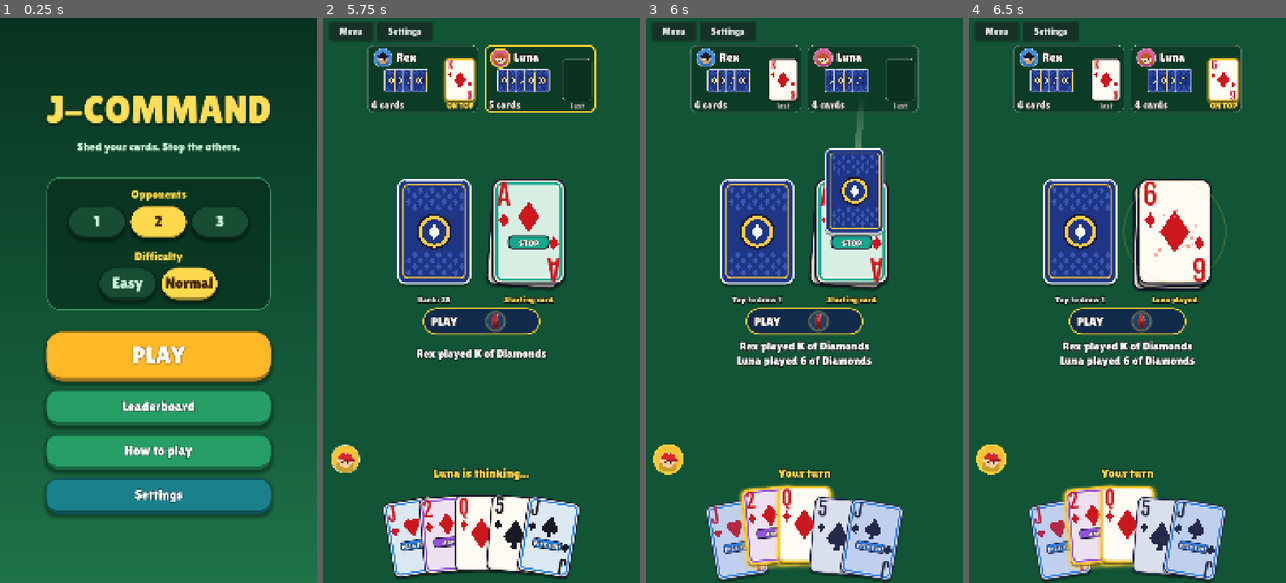
Above: before the commit, frames 1-4 (left to right).
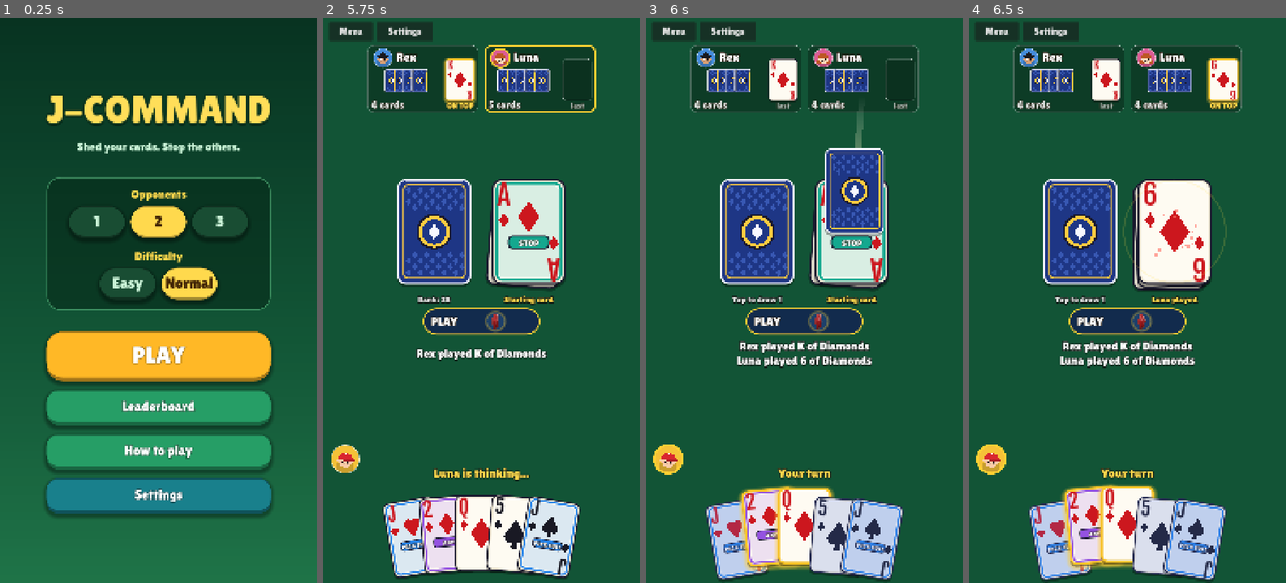
Above: after the commit, the same moments.

Repository: lambou/jcommand-cards-monorepo
Game: Godot game, scene res://scenes/main.tscn
Two runs of this game, one before a commit and one after it. Both use one fixed random seed, a clock stepped at 60 frames per second and the inputs below.
Inputs (mouse positions are in pixels of both pictures, inside the frame that each line leads up to):
- Up to frame 1 (0.25 s): no input
- Up to frame 2 (5.75 s): click "Easy" at 0.5 s; click "Easy" at 1.25 s; click "Normal" at 2 s; click "Normal" at 2.75 s; click "PLAY" at 3.5 s; tap Enter at 4.25 s; drag from (433, 232) to (513, 176) at 4.27 s; drag from (519, 232) to (465, 413) at 5.02 s
- Up to frame 3 (6 s): tap Space at 5.75 s; move the mouse to (782, 80) at 5.77 s; hold Right from 5.78 s (still down); click (782, 80) at 5.92 s
- Up to frame 4 (6.5 s): keep holding Right

Frames 1-2 are identical in both runs. In frame 3, 1.5% of the frame differs, in the area x 19-81%, y 82-100%; in frame 4, nothing differs.

Commit message:
Add procedural 3D hand and fluid hand-card reorganisation
- hand3d.gd: stylised 3D glove built from primitives in a SubViewport overlay;
  reaches in, grips a card, carries it while it flies, then leaves.
- Used for the human's plays and single draws; skipped with reduce-motion.
- Hand cards keep their views and glide to new slots (no snapping) on play,
  draw, turn change and swipe; the gap closes after the hand lifts the card.

Co-Authored-By: Claude Sonnet 5.5 <noreply@anthropic.com>

Diff:
--- /dev/null
+++ b/apps/mobile/scripts/ui/hand3d.gd
@@ -0,0 +1,242 @@
+extends SubViewportContainer
+## A stylised 3D hand (white glove + sleeve), built from primitives, drawn over the table.
+## It reaches in from the bottom of the screen, grips a card by its lower edge, carries it while the
+## card flies, then lets go and slides away. Screen pixels map 1:1 to world units on the z = 0 plane.
+
+const GLOVE := Color(0.97, 0.96, 0.92)
+const SLEEVE := Color(0.13, 0.24, 0.42)
+const CUFF := Color(0.93, 0.76, 0.28)
+const CAM_DIST := 2000.0
+const HAND_SCALE := 0.95
+## Where on the card the fingertips hold it, as a fraction of the card height below its centre.
+const GRIP_Y := 0.2
+
+# x: position across the palm. len: segment lengths. open/closed: curl per joint (degrees).
+const FINGERS := [
+	{"x": -42.0, "len": [56.0, 38.0, 28.0], "r": 16.0, "spread": 7.0, "open": [-4.0, -8.0, -6.0], "closed": [-30.0, -52.0, -40.0]},
+	{"x": -14.0, "len": [64.0, 42.0, 30.0], "r": 16.5, "spread": 2.5, "open": [-4.0, -8.0, -6.0], "closed": [-30.0, -52.0, -40.0]},
+	{"x": 14.0, "len": [58.0, 40.0, 29.0], "r": 16.0, "spread": -2.5, "open": [-4.0, -8.0, -6.0], "closed": [-30.0, -52.0, -40.0]},
+	{"x": 42.0, "len": [46.0, 32.0, 25.0], "r": 14.0, "spread": -8.0, "open": [-4.0, -8.0, -6.0], "closed": [-30.0, -52.0, -40.0]},
+]
+
+var pos := Vector2.ZERO # screen position of the grip point
+var grip := 0.0 # 0 = open hand, 1 = gripping
+
+var _vp: SubViewport
+var _cam: Camera3D
+var _root: Node3D
+var _palm: Node3D
+var _fingers: Array = [] # {"base": Node3D, "joints": Array[Node3D], "def": Dictionary}
+var _thumb_base: Node3D
+var _thumb_joints: Array = []
+var _follow: Control
+var _tw: Tween
+var _tilt := 0.0
+var _last_pos := Vector2.ZERO
+var _time := 0.0
+
+
+func _ready() -> void:
+	mouse_filter = Control.MOUSE_FILTER_IGNORE
+	set_anchors_and_offsets_preset(Control.PRESET_FULL_RECT)
+	stretch = true
+	_build_world()
+	resized.connect(_fit)
+	_fit()
+	_activate(false)
+
+
+func _build_world() -> void:
+	_vp = SubViewport.new()
+	_vp.transparent_bg = true
+	_vp.msaa_3d = Viewport.MSAA_4X
+	_vp.handle_input_locally = false
+	_vp.gui_disable_input = true
+	add_child(_vp)
+
+	var env := Environment.new()
+	env.background_mode = Environment.BG_CLEAR_COLOR
+	env.ambient_light_source = Environment.AMBIENT_SOURCE_COLOR
+	env.ambient_light_color = Color(0.8, 0.85, 0.9)
+	env.ambient_light_energy = 0.75
+	var we := WorldEnvironment.new()
+	we.environment = env
+	_vp.add_child(we)
+
+	var sun := DirectionalLight3D.new()
+	sun.rotation_degrees = Vector3(-48.0, -28.0, 0.0)
+	sun.light_energy = 0.9
+	_vp.add_child(sun)
+
+	_cam = Camera3D.new()
+	_cam.current = true
+	_vp.add_child(_cam)
+
+	_root = Node3D.new()
+	_root.scale = Vector3.ONE * HAND_SCALE
+	_vp.add_child(_root)
+	_build_hand()
+
+
+func _fit() -> void:
+	var h := maxf(size.y, 1.0)
+	_cam.fov = rad_to_deg(2.0 * atan(h * 0.5 / CAM_DIST))
+	_cam.far = CAM_DIST * 3.0
+	_cam.position = Vector3(size.x * 0.5, -h * 0.5, CAM_DIST)
+
+
+# ---------------------------------------------------------------- model
+
+func _mat(c: Color, rough: float = 0.65) -> StandardMaterial3D:
+	var m := StandardMaterial3D.new()
+	m.albedo_color = c
+	m.roughness = rough
+	return m
+
+
+func _capsule(parent: Node3D, r: float, length: float, mat: Material) -> void:
+	var cm := CapsuleMesh.new()
+	cm.radius = r
+	cm.height = length + 2.0 * r
+	cm.radial_segments = 20
+	cm.rings = 6
+	cm.material = mat
+	var mi := MeshInstance3D.new()
+	mi.mesh = cm
+	mi.position = Vector3(0, length / 2.0, 0)
+	parent.add_child(mi)
+
+
+## A chain of capsules; returns the joint nodes (rotate each around X to curl).
+func _chain(parent: Node3D, lens: Array, r: float, mat: Material) -> Array:
+	var joints: Array = []
+	var at: Node3D = parent
+	var prev_len := 0.0
+	for i in lens.size():
+		var j := Node3D.new()
+		j.position = Vector3(0, prev_len, 0)
+		at.add_child(j)
+		_capsule(j, r * (1.0 - 0.07 * float(i)), float(lens[i]), mat)
+		joints.append(j)
+		at = j
+		prev_len = float(lens[i])
+	return joints
+
+
+func _build_hand() -> void:
+	var skin := _mat(GLOVE)
+	var sleeve := _mat(SLEEVE, 0.8)
+	var cuff := _mat(CUFF, 0.4)
+
+	# Local origin = grip point. The palm sits below and above the card plane so the fingers curl onto it.
+	_palm = Node3D.new()
+	_palm.position = Vector3(0, -112.0, 70.0)
+	_root.add_child(_palm)
+
+	var palm_mesh := MeshInstance3D.new()
+	var sm := SphereMesh.new()
+	sm.radius = 1.0
+	sm.height = 2.0
+	sm.radial_segments = 24
+	sm.rings = 12
+	sm.material = skin
+	palm_mesh.mesh = sm
+	palm_mesh.position = Vector3(0, -62.0, 0)
+	palm_mesh.scale = Vector3(66.0, 78.0, 34.0)
+	_palm.add_child(palm_mesh)
+
+	for def in FINGERS:
+		var base := Node3D.new()
+		base.position = Vector3(float(def["x"]), 0, 0)
+		_palm.add_child(base)
+		var joints := _chain(base, def["len"], float(def["r"]), skin)
+		_fingers.append({"base": base, "joints": joints, "def": def})
+
+	_thumb_base = Node3D.new()
+	_thumb_base.position = Vector3(-58.0, -78.0, 6.0)
+	_palm.add_child(_thumb_base)
+	_thumb_joints = _chain(_thumb_base, [42.0, 34.0], 15.5, skin)
+
+	# Wrist cuff and a long sleeve that runs off the bottom of the screen.
+	var cuff_mesh := CylinderMesh.new()
+	cuff_mesh.top_radius = 54.0
+	cuff_mesh.bottom_radius = 54.0
+	cuff_mesh.height = 34.0
+	cuff_mesh.material = cuff
+	var cm := MeshInstance3D.new()
+	cm.mesh = cuff_mesh
+	cm.position = Vector3(0, -150.0, 0)
+	_palm.add_child(cm)
+
+	var arm_mesh := CylinderMesh.new()
+	arm_mesh.top_radius = 50.0
+	arm_mesh.bottom_radius = 66.0
+	arm_mesh.height = 1500.0
+	arm_mesh.material = sleeve
+	var am := MeshInstance3D.new()
+	am.mesh = arm_mesh
+	am.position = Vector3(0, -150.0 - 17.0 - 750.0, -4.0)
+	_palm.add_child(am)
+
+
+func _apply_pose() -> void:
+	var g := smoothstep(0.0, 1.0, grip)
+	var sway := sin(_time * 5.0) * 0.025 * (1.0 - g)
+	for f in _fingers:
+		var d: Dictionary = f["def"]
+		(f["base"] as Node3D).rotation.z = deg_to_rad(lerpf(float(d["spread"]) * 1.7, float(d["spread"]) * 0.3, g)) + sway
+		for j in 3:
+			(f["joints"][j] as Node3D).rotation.x = deg_to_rad(lerpf(float(d["open"][j]), float(d["closed"][j]), g))
+	_thumb_base.rotation.z = deg_to_rad(lerpf(64.0, 40.0, g))
+	_thumb_base.rotation.x = deg_to_rad(lerpf(0.0, -16.0, g))
+	(_thumb_joints[0] as Node3D).rotation.x = deg_to_rad(lerpf(-8.0, -26.0, g))
+	(_thumb_joints[1] as Node3D).rotation.x = deg_to_rad(lerpf(-6.0, -34.0, g))
+	_palm.rotation.x = lerpf(0.0, -0.14, g)
+
+
+# ---------------------------------------------------------------- motion
+
+func _activate(on: bool) -> void:
+	visible = on
+	_vp.render_target_update_mode = SubViewport.UPDATE_ALWAYS if on else SubViewport.UPDATE_DISABLED
+	set_process(on)
+
+
+## Reach in from below, grip `node` (a flying/resting card) and carry it for `carry_t` seconds, then leave.
+## The card should start moving after `reach` seconds.
+func carry(node: Control, reach: float, carry_t: float) -> void:
+	if _tw != null:
+		_tw.kill()
+	_follow = null
+	var grab := _grip_point(node)
+	pos = Vector2(grab.x, size.y + 420.0)
+	_last_pos = pos
+	grip = 0.0
+	_tilt = 0.0
+	_activate(true)
+	_tw = create_tween()
+	_tw.tween_property(self, "pos", grab, reach).set_trans(Tween.TRANS_CUBIC).set_ease(Tween.EASE_OUT)
+	_tw.parallel().tween_property(self, "grip", 1.0, reach * 0.45).set_delay(reach * 0.55)
+	_tw.tween_callback(func(): _follow = node)
+	_tw.tween_interval(carry_t)
+	_tw.tween_callback(func(): _follow = null)
+	_tw.tween_property(self, "grip", 0.0, 0.1)
+	_tw.tween_property(self, "pos:y", size.y + 450.0, 0.28).set_trans(Tween.TRANS_CUBIC).set_ease(Tween.EASE_IN)
+	_tw.tween_callback(_activate.bind(false))
+
+
+func _grip_point(node: Control) -> Vector2:
+	return node.position + node.size / 2.0 + Vector2(0, node.size.y * node.scale.y * GRIP_Y)
+
+
+func _process(delta: float) -> void:
+	_time += delta
+	if _follow != null and is_instance_valid(_follow):
+		pos = _grip_point(_follow)
+	var vel := (pos - _last_pos) / maxf(delta, 0.001)
+	_last_pos = pos
+	# Lean into the direction of travel.
+	_tilt = lerpf(_tilt, clampf(-vel.x * 0.0004, -0.4, 0.4), minf(delta * 8.0, 1.0))
+	_root.position = Vector3(pos.x, -pos.y, 0.0)
+	_root.rotation.z = _tilt
+	_apply_pose()
--- a/apps/mobile/scripts/ui/table.gd
+++ b/apps/mobile/scripts/ui/table.gd
@@ -21,6 +21,7 @@
 const Sfx := preload("res://scripts/audio/sfx.gd")
 const Settings := preload("res://scripts/game/settings.gd")
 const SettingsPanel := preload("res://scripts/ui/settings_panel.gd")
+const Hand3D := preload("res://scripts/ui/hand3d.gd")
 
 signal quit_to_menu
 
@@ -29,6 +30,7 @@
 const RANK_ORDER := ["A", "2", "3", "4", "5", "6", "7", "8", "9", "10", "J", "Q", "K", "LION"]
 const FLY := 0.42 # seconds for a card to travel
 const STAGGER := 0.07 # delay between cards of one batch
+const REACH := 0.3 # seconds the 3D hand takes to reach a card before it flies
 
 var game: Node
 var bots := 2
@@ -50,6 +52,7 @@
 var message_label: Label
 var banner_label: Label
 var fx: Control
+var hand3d: Control
 var picker: Control
 var over_panel: Control
 
@@ -73,6 +76,7 @@
 var _hand_max_scroll := 0.0
 var _hand_visible_frac := 1.0 # share of the whole hand that fits on screen
 var hand_bar: Control
+var _hold_layout := 0.0 # seconds the hand fan waits before closing a gap
 
 
 func _ready() -> void:
@@ -175,6 +179,10 @@
 	fx.set_anchors_and_offsets_preset(Control.PRESET_FULL_RECT)
 	fx.z_index = 1000
 	add_child(fx)
+
+	hand3d = Hand3D.new() # the 3D hand that picks up and plays your cards
+	hand3d.z_index = 1001
+	add_child(hand3d)
 
 	hand_bar = Control.new() # scroll indicator for an overflowing hand
 	hand_bar.mouse_filter = Control.MOUSE_FILTER_IGNORE
@@ -382,7 +390,13 @@
 	_layout_hand()
 
 
-func _layout_hand() -> void:
+## Fans the hand out. With `smooth`, cards glide to their new slots (see _process); `delay` keeps the
+## existing cards where they are for that long first (e.g. while the 3D hand reaches for one).
+func _layout_hand(smooth: bool = false, delay: float = 0.0) -> void:
+	if delay > 0.0:
+		get_tree().create_timer(delay).timeout.connect(func():
+			if is_inside_tree():
+				_layout_hand(true))
 	var w := size.x
 	var h := size.y
 	var hs := _hand_card_size()
@@ -406,19 +420,28 @@
 	var tilt := minf(5.0, 36.0 / maxf(float(n), 1.0))
 	for i in n:
 		var v: Control = hand_views[i]
+		var placed: bool = v.has_meta("placed")
+		if delay > 0.0 and placed:
+			continue # keeps its current slot until the delayed layout runs
 		# Fan position is relative to the screen centre, so scrolling rolls cards along the arc.
 		var cx := x0 + step * float(i) + hs.x / 2.0
 		var o := clampf((cx - w / 2.0) / step, -6.0, 6.0)
 		v.size = hs
 		v.pivot_offset = Vector2(hs.x / 2.0, hs.y * 1.6)
-		v.rotation_degrees = o * tilt
 		var drop := minf(o * o * 2.2, 40.0) # bottom arc, capped so edge cards stay on screen
 		var y := base_y + drop
 		if v.lifted:
 			y -= 30.0
 		elif v.dimmed:
 			y += 8.0
-		v.position = Vector2(x0 + step * float(i), y)
+		var target := Vector2(x0 + step * float(i), y)
+		var target_rot := deg_to_rad(o * tilt)
+		v.set_meta("tp", target)
+		v.set_meta("tr", target_rot)
+		if not smooth or not placed:
+			v.position = target
+			v.rotation = target_rot
+			v.set_meta("placed", true)
 		v.z_index = i
 
 
@@ -455,6 +478,13 @@
 	for e in events:
 		if e["type"] == "play" and not Rules.rule_of(e["card"]["rank"]).get("slideUnder", false):
 			_floor_held = e["card"]["id"]
+
+	# While the 3D hand reaches for a card, the rest of the hand stays put, then closes the gap smoothly.
+	_hold_layout = 0.0
+	if not first and _hand_ok():
+		for e in events:
+			if e["type"] == "play" and e["playerId"] == ME:
+				_hold_layout = REACH
 
 	var prev_req: Dictionary = _shown_required.duplicate()
 	_refresh()
@@ -537,7 +567,8 @@
 
 ## Flies a card from one place to another inside the fx layer. `flip` turns it face-up mid-flight.
 func _fly(card: Dictionary, start_face_up: bool, flip: bool, from_c: Vector2, from_w: float,
-		to_c: Vector2, to_w: float, delay: float, dur: float, on_land: Callable, trail: bool = false) -> void:
+		to_c: Vector2, to_w: float, delay: float, dur: float, on_land: Callable, trail: bool = false,
+		early_show: bool = false) -> Control:
 	var v := CardView.new()
 	v.mouse_filter = Control.MOUSE_FILTER_IGNORE
 	v.set_card(card, start_face_up)
@@ -545,7 +576,7 @@
 	v.pivot_offset = v.size / 2.0
 	v.position = from_c - v.size / 2.0
 	v.scale = Vector2.ONE * (from_w / to_w)
-	v.visible = false
+	v.visible = early_show # shown while the 3D hand is still reaching for it
 	var streak: Line2D = null
 	if trail and not Settings.reduce():
 		streak = Line2D.new()
@@ -575,6 +606,7 @@
 		if streak != null:
 			create_tween().tween_property(streak, "modulate:a", 0.0, 0.2)
 			get_tree().create_timer(0.25).timeout.connect(streak.queue_free))
+	return v
 
 
 func _animate_deal(st: Dictionary) -> void:
@@ -630,7 +662,8 @@
 		# Stop just outside the stack; the slide-under finishes the job.
 		to_c += Vector2(0, dir * stack_view.size.y * 0.9)
 		_sliding += 1
-	_fly(card, face_up, flip, from_c, from_w, to_c, stack_view.size.x, 0.0, FLY, func():
+	var grab := who == ME and old_rects.has(card["id"]) and _hand_ok()
+	var flight := _fly(card, face_up, flip, from_c, from_w, to_c, stack_view.size.x, REACH if grab else 0.0, FLY, func():
 		_last_played[who] = card
 		if slide:
 			_stack_note = "%s slides a 2 under" % _who(who)
@@ -650,7 +683,14 @@
 			_update_captions()
 			_update_seats(game.state)
 			_impact(card, str(e.get("chosenSuit", "")), prev_req)
-			_maybe_check_alert(who), true)
+			_maybe_check_alert(who), true, grab)
+	if grab:
+		hand3d.carry(flight, REACH, FLY)
+
+
+## The 3D hand is skipped when motion is reduced.
+func _hand_ok() -> bool:
+	return hand3d != null and not Settings.reduce()
 
 
 ## The pile lifts, the 2 slides in beneath it, and the pile settles back down.
@@ -698,15 +738,18 @@
 	var bank_w := bank_view.size.x
 	if who == ME:
 		var i := 0
+		var grab := count == 1 and new_ids.size() == 1 and _hand_ok()
 		for id in new_ids:
 			var hv := _hand_view(id)
 			if hv == null:
 				continue
 			var cid: int = id
 			var card: Dictionary = hv.card
-			_fly(card, false, true, bank_c, bank_w, _center(hv), hv.size.x, STAGGER * i, FLY, func():
+			var flight := _fly(card, false, true, bank_c, bank_w, _center(hv), hv.size.x, REACH if grab else STAGGER * i, FLY, func():
 				_unhide(cid)
-				Sfx.play("draw", 0.7))
+				Sfx.play("draw", 0.7), false, grab)
+			if grab:
+				hand3d.carry(flight, REACH, FLY)
 			i += 1
 	else:
 		var n := mini(count, 10)
@@ -929,9 +972,26 @@
 		_show_over(st)
 
 
+## Cards glide to their slots instead of snapping when the hand changes or is swiped.
+func _process(delta: float) -> void:
+	var k := 1.0 - exp(-delta * 14.0)
+	for v in hand_views:
+		if not v.has_meta("tp"):
+			continue
+		var tp: Vector2 = v.get_meta("tp")
+		var tr: float = v.get_meta("tr")
+		v.position = v.position.lerp(tp, k)
+		v.rotation = lerp_angle(v.rotation, tr, k)
+		if v.position.distance_squared_to(tp) < 0.04:
+			v.position = tp
+			v.rotation = tr
+
+
 func _rebuild_hand(st: Dictionary, human_turn: bool) -> void:
+	# Keep the views of cards that are still in hand so they can glide to their new slots.
+	var old := {}
 	for v in hand_views:
-		v.queue_free()
+		old[v.card["id"]] = v
 	hand_views.clear()
 	var me: Dictionary = _find(st, ME)
 	var legal := {}
@@ -942,17 +1002,24 @@
 	var cards: Array = (me["hand"] as Array).duplicate()
 	cards.sort_custom(_card_less)
 	for c in cards:
-		var v := CardView.new()
-		v.set_card(c, true)
+		var v: Control = old.get(c["id"])
 		var ok: bool = legal.has(c["id"])
+		if v != null:
+			old.erase(c["id"])
+		else:
+			v = CardView.new()
+			v.set_card(c, true)
+			v.pressed.connect(_on_card_pressed)
+			v.dragged.connect(_on_hand_dragged)
+			if _hidden.has(c["id"]):
+				v.modulate.a = 0.0
+			add_child(v)
 		v.set_flags(human_turn and not ok, human_turn and ok)
-		v.pressed.connect(_on_card_pressed)
-		v.dragged.connect(_on_hand_dragged)
-		if _hidden.has(c["id"]):
-			v.modulate.a = 0.0
-		add_child(v)
 		hand_views.append(v)
-	_layout_hand()
+	for gone in old.values(): # the played card: its flight node takes over from here
+		gone.queue_free()
+	_layout_hand(true, _hold_layout)
+	_hold_layout = 0.0
 
 
 func _card_less(a: Dictionary, b: Dictionary) -> bool:
@@ -1030,7 +1097,7 @@
 
 func _on_hand_dragged(dx: float) -> void:
 	_hand_scroll += dx
-	_layout_hand()
+	_layout_hand(true)
 
 
 func _on_card_pressed(card_id: int) -> void:
